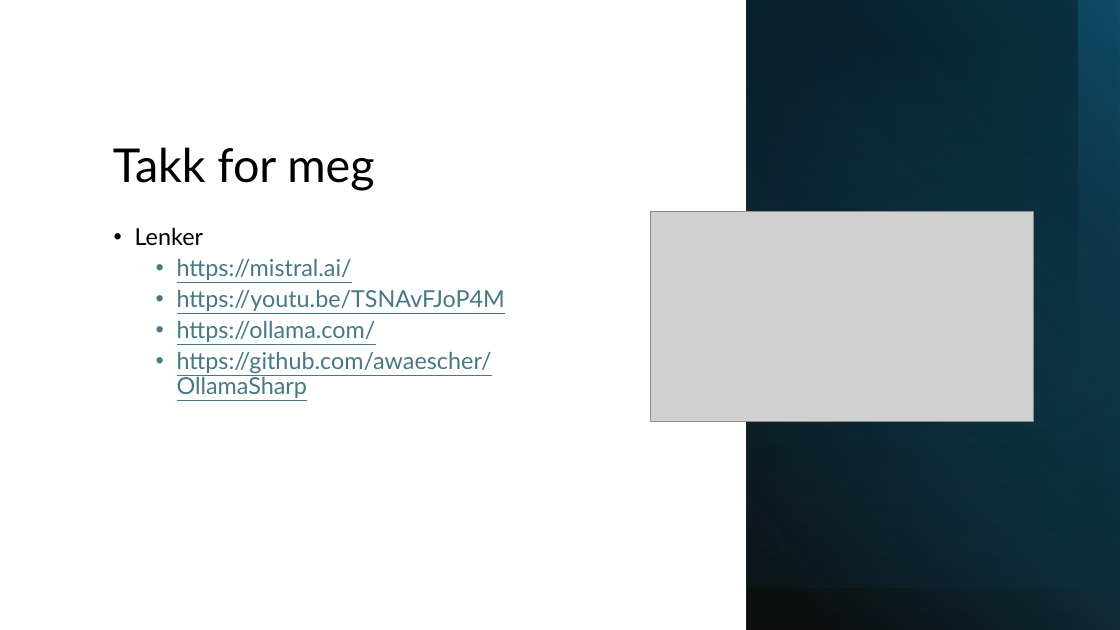
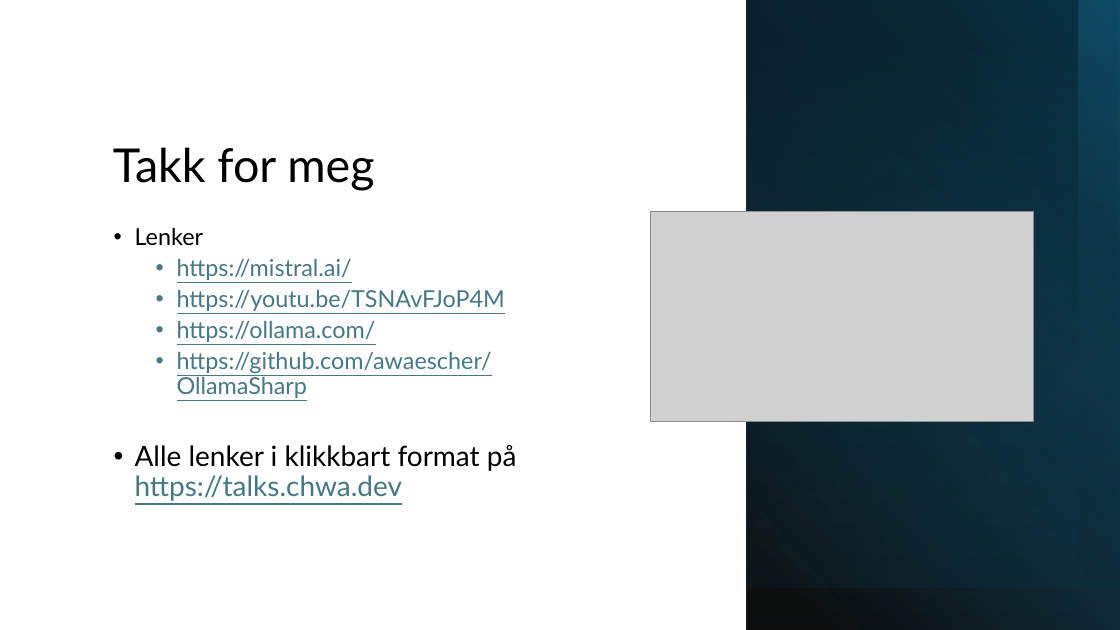
Before and after one commit to wattengard/talks, a slide deck: slide 8 of 2025-03-smartcomponents/Smarte webkomponenter med lokal AI KI.pptx. Drawn at 1120x630 pixels with LibreOffice and Linux fonts; fonts in the diff are those of the drawing; grey boxes stand for pictures. Boxes give left, top, right and bottom in pixels: in the first picture for what was removed or moved away, otherwise in the second. Text is boxed around its words. In the diff, an @@ line names an element or a change of style, - is before the commit and + after.

```diff
--- a/2025-03-smartcomponents/Smarte webkomponenter med lokal AI KI.pptx
+++ b/2025-03-smartcomponents/Smarte webkomponenter med lokal AI KI.pptx
@@ text at (135,445,517,501): paragraph added @@
+• Alle lenker i klikkbart format på https://talks.chwa.dev
```
Also in this commit, not shown: 1 other file.
